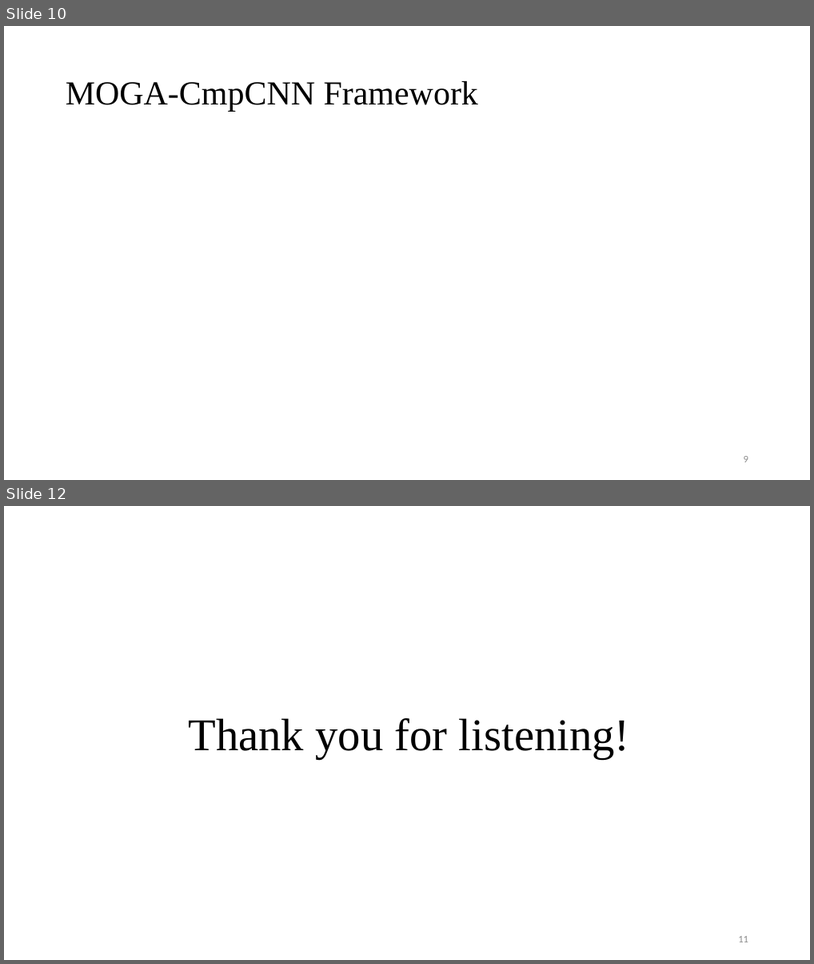
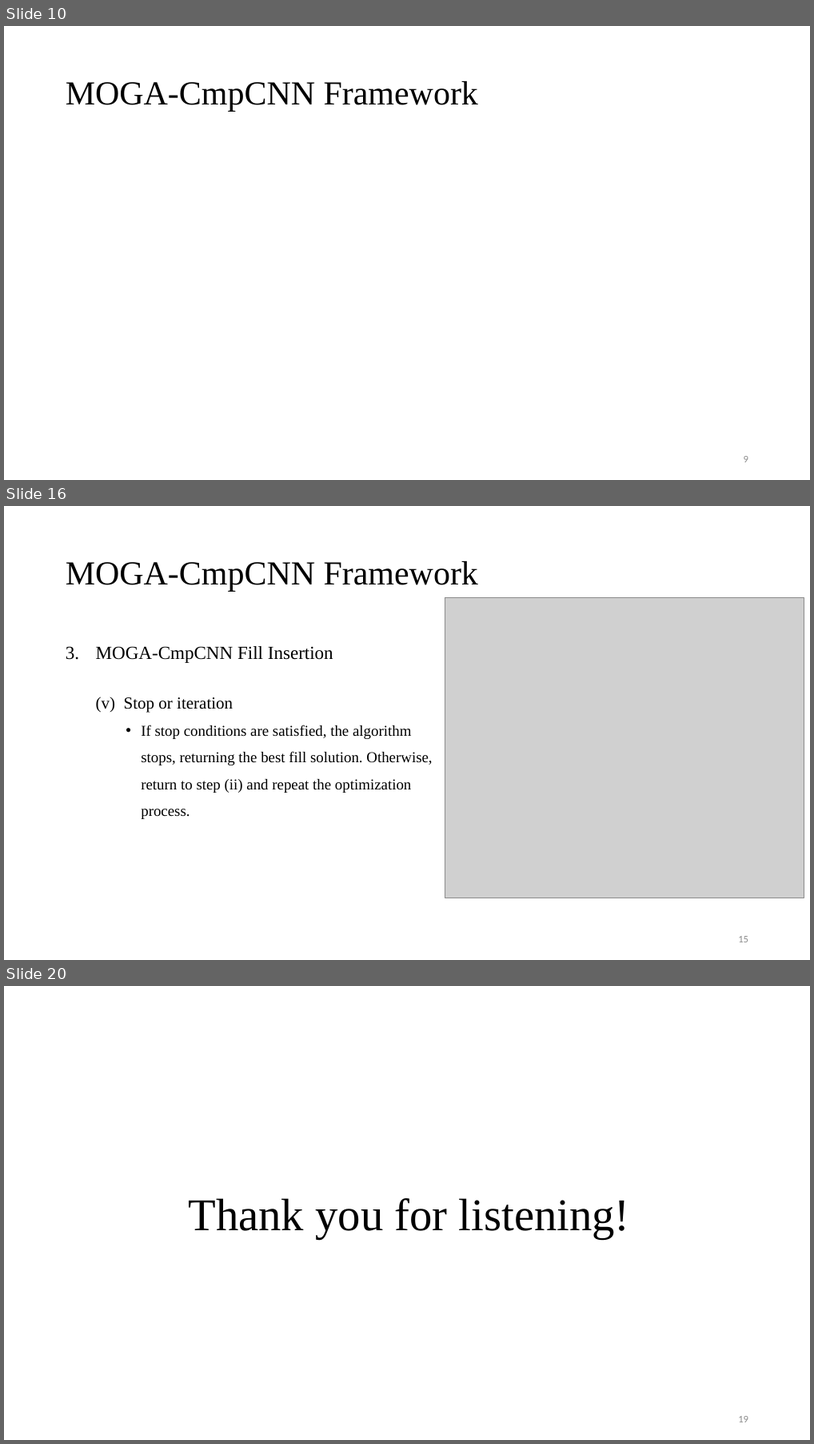
Before and after one commit to Pacific-Feng-Studuies/Studied-Papers, a slide deck: DAC2024/MOGA-CmpCNN/MOGA-CmpCNN A Multi-Objective Genetic Algorithm Intergrated with CmpCNN Model for CMP-Aware Metal Fill.pptx. Shown one above the other, each under a label of ours: slides 10 and 12 before the commit, slides 10, 16 and 20 after it; the slides between them are not shown. The pictures are 814x964 and 814x1444 pixels, drawn with LibreOffice and Linux fonts; fonts in the diff are those of the drawing; grey boxes stand for pictures. Boxes give left, top, right and bottom in pixels: in the first picture for what was removed or moved away, otherwise in the second. Text is boxed around its words. In the diff, an @@ line names an element or a change of style, - is before the commit and + after.

```diff
--- a/DAC2024/MOGA-CmpCNN/MOGA-CmpCNN A Multi-Objective Genetic Algorithm Intergrated with CmpCNN Model for CMP-Aware Metal Fill.pptx
+++ b/DAC2024/MOGA-CmpCNN/MOGA-CmpCNN A Multi-Objective Genetic Algorithm Intergrated with CmpCNN Model for CMP-Aware Metal Fill.pptx
@@ slide 16 added at bbox=[4, 506, 810, 960], background #FFFFFF @@
@@ title added at bbox=[66, 561, 478, 591], 40 pt, text #000000 @@
+MOGA-CmpCNN Framework
@@ picture added at bbox=[445, 597, 804, 897] @@
@@ text added at bbox=[96, 646, 432, 819], 18 pt, text #000000 @@
+3. MOGA-CmpCNN Fill Insertion
+  (v) Stop or iteration
+    • If stop conditions are satisfied, the algorithm
+    stops, returning the best fill solution. Otherwise,
+    return to step (ii) and repeat the optimization
+    process.
@@ page number added at bbox=[738, 936, 749, 942], 12 pt, text #8C8C8C @@
+15
@@ what was slide 12 is now slide 20 @@
@@ page number at bbox=[738, 1416, 749, 1422]: text changed @@
-11
+19
```
Also in this commit, not shown: 1 slide changed, 7 other slides added, 1 other file.
